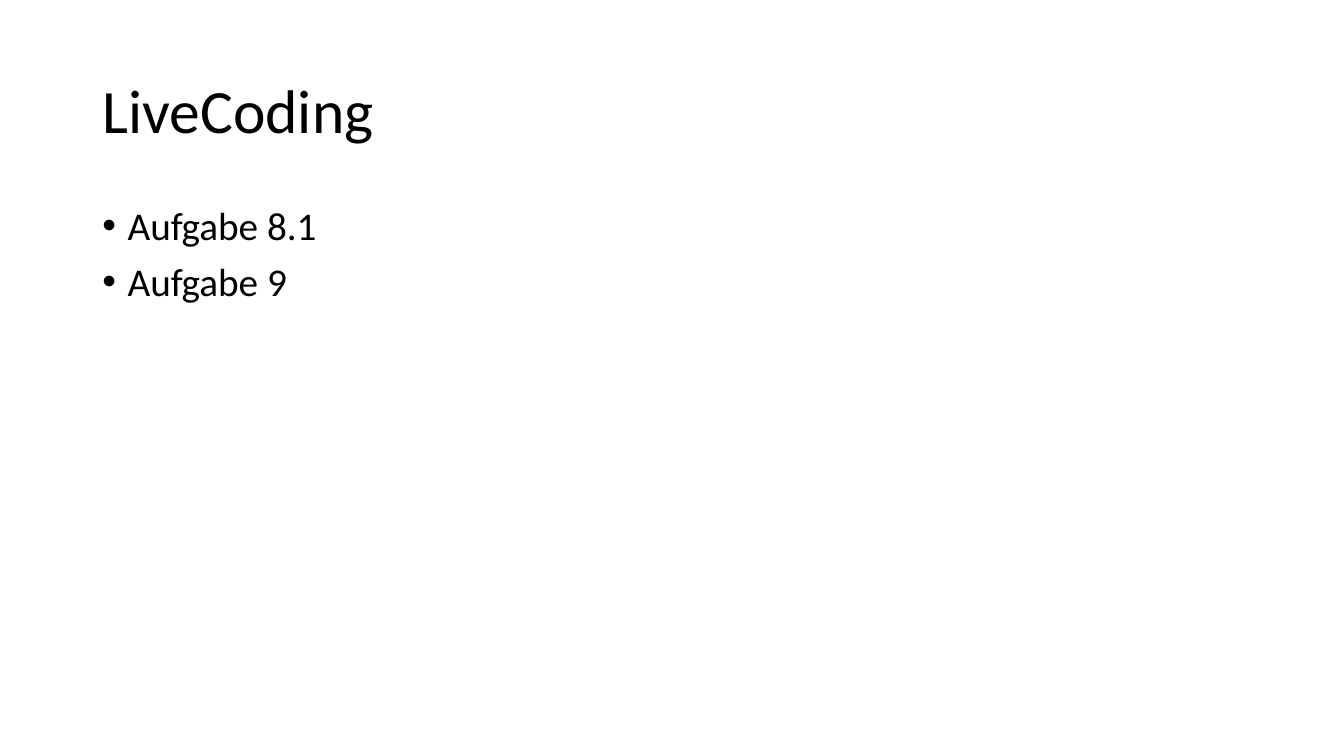
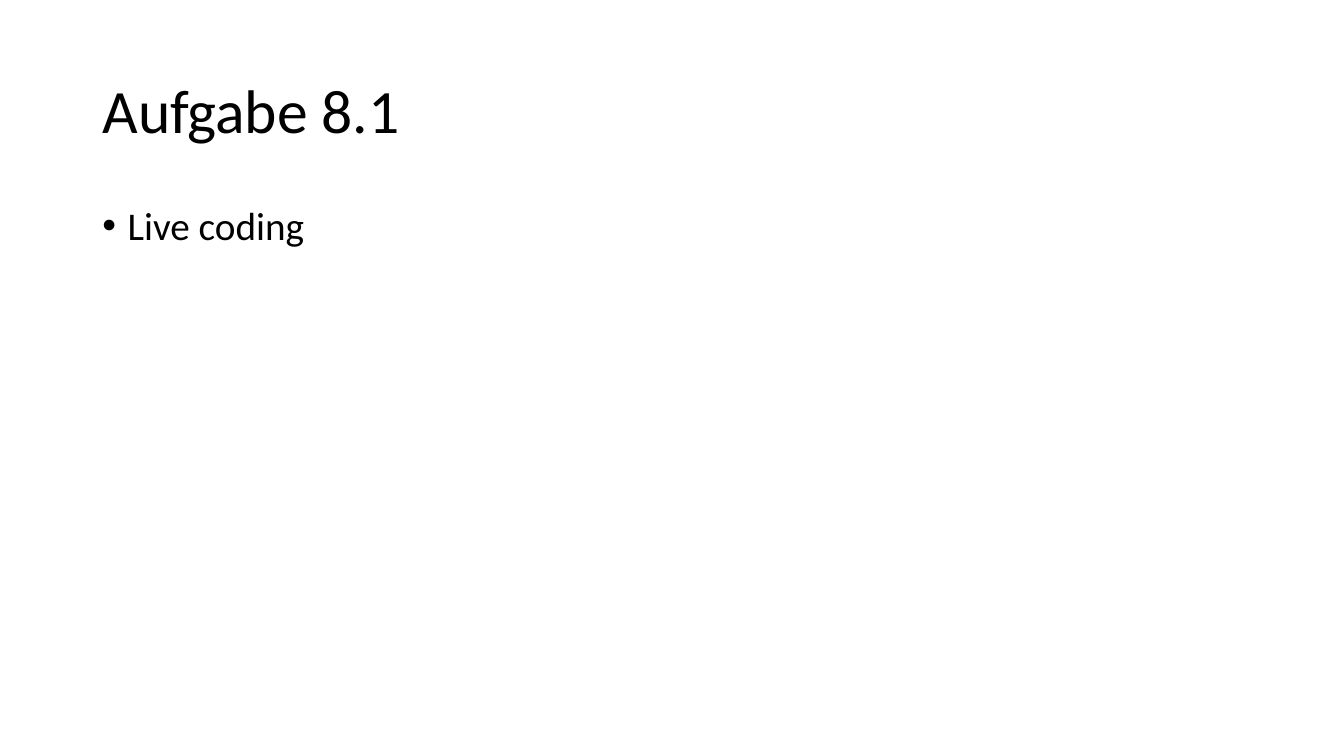
Before and after one commit to anjak610/Tutorium_MIB_1, a slide deck: slide 5 of Tut_Files/Tut_12.12.pptx (slide 3 before the commit). Drawn at 1344x756 pixels with LibreOffice and Linux fonts; fonts in the diff are those of the drawing. Boxes give left, top, right and bottom in pixels: in the first picture for what was removed or moved away, otherwise in the second. Text is boxed around its words. In the diff, an @@ line names an element or a change of style, - is before the commit and + after.

Commit message:
Added presentation 12.12

```diff
--- a/Tut_Files/Tut_12.12.pptx
+++ b/Tut_Files/Tut_12.12.pptx
@@ title at (102,90,400,144): text changed @@
-LiveCoding
+Aufgabe 8.1
@@ text at (128,212,304,247): text changed @@
-• Aufgabe 8.1
-• Aufgabe 9
+• Live coding
```
Also in this commit, not shown: 6 slides added, 3 slides removed.
